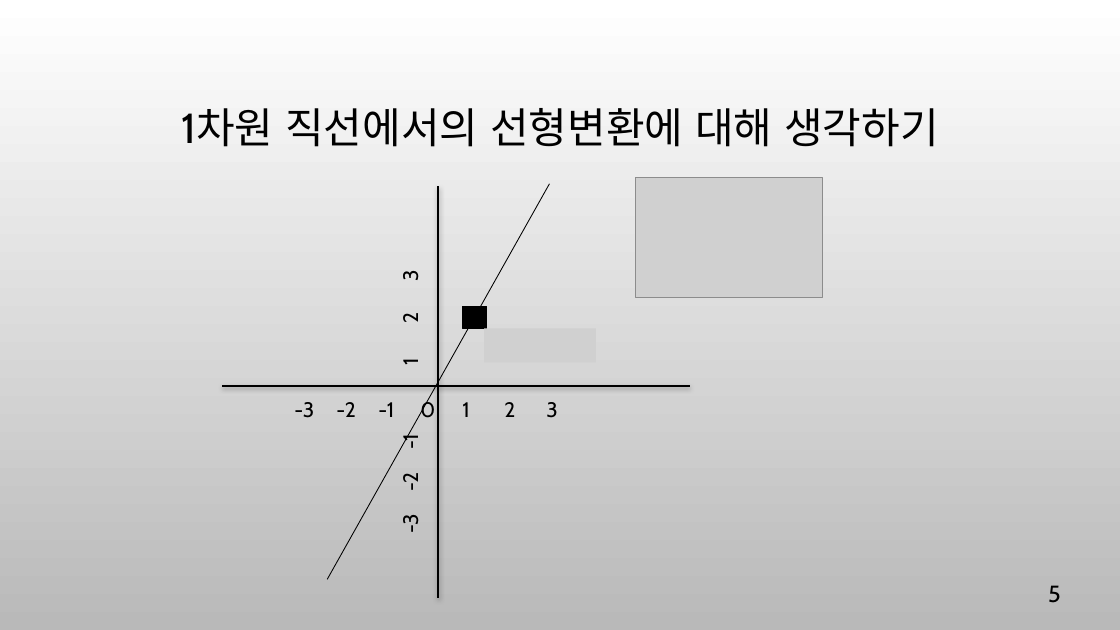
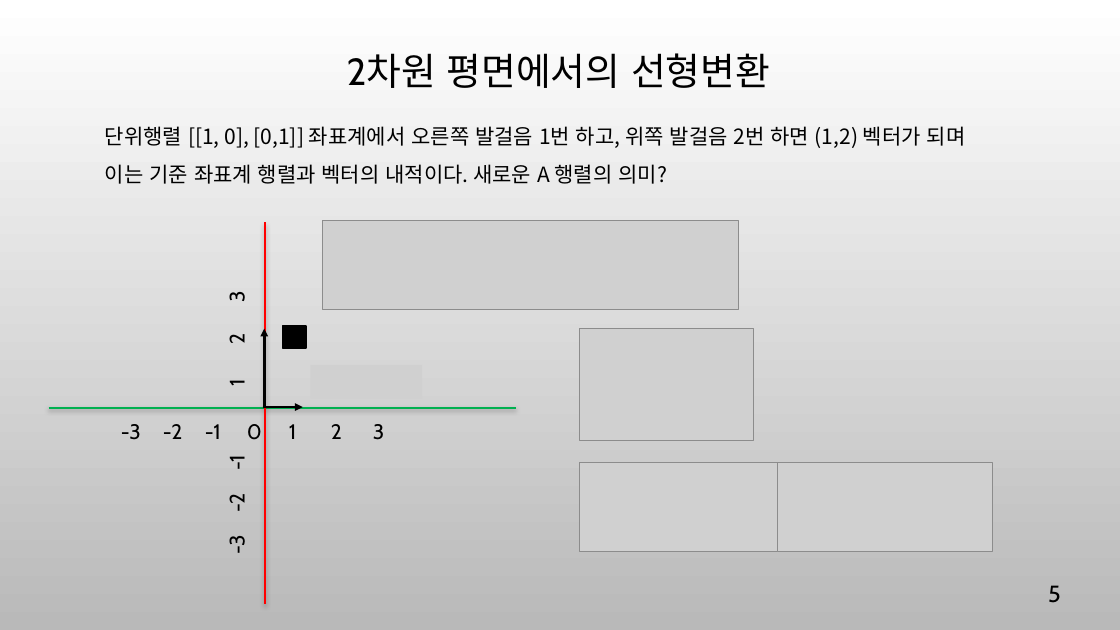
Before and after one commit to ancestor9/mathematics-for-machine-learning, a slide deck: slide 5 of w5_PCA_linear_transformation.pptx. Drawn at 1120x630 pixels with LibreOffice and Linux fonts; fonts in the diff are those of the drawing; grey boxes stand for pictures; background and template pictures are left out. Boxes give left, top, right and bottom in pixels: in the first picture for what was removed or moved away, otherwise in the second. Text is boxed around its words. In the diff, an @@ line names an element or a change of style, - is before the commit and + after.

```diff
--- a/w5_PCA_linear_transformation.pptx
+++ b/w5_PCA_linear_transformation.pptx
@@ title at (347,53,770,88): text changed; size 36 to 32.4 pt @@
-1차원 직선에서의 선형변환에 대해 생각하기
+2차원 평면에서의 선형변환
@@ text added at (105,126,966,184), 18 pt, text #000000 @@
+단위행렬 [[1, 0], [0,1]] 좌표계에서 오른쪽 발걸음 1번 하고, 위쪽 발걸음 2번 하면 (1,2) 벡터가 되며 이는 기준 좌표계 행렬과 벡터의 내적이다. 새로운 A 행렬의 의미?
@@ line removed from (328, 580) to (549, 184) @@
@@ text "-3 -2 -1 1 2 ...": place and size @@
-text "-3 -2 -1 1 2 ..." at (378,271,424,532)
+text "-3 -2 -1 1 2 ..." at (205,292,250,553)
@@ line moved from (439, 187) - (439, 597) to (265, 223) - (265, 604) @@
@@ line (265, 223) - (265, 604): stroke #000000 1.75 pt to #FF0000 1.75 pt @@
@@ picture added at (322,221,738,310) @@
@@ arrow added from (265, 408) to (265, 329), #000000 2.25 pt @@
@@ rectangle: place and size @@
-rectangle at (463,307,486,329)
+rectangle at (282,326,306,348)
@@ picture: place and size @@
-picture at (635,177,823,297)
+picture at (580,329,755,440)
@@ picture: place and size @@
-picture at (484,329,596,362)
+picture at (311,365,423,398)
@@ text "-3 -2 -1 0 1 ...": place and size @@
-text "-3 -2 -1 0 1 ..." at (420,399,557,418)
+text "-3 -2 -1 0 1 ..." at (247,424,384,440)
@@ line moved from (223, 386) - (690, 386) to (49, 408) - (516, 408) @@
@@ line (49, 408) - (516, 408): stroke #000000 1.75 pt to #00B050 1.75 pt @@
@@ arrow added from (263, 408) to (302, 408), #000000 2.25 pt @@
@@ picture added at (580,463,778,552) @@
@@ picture added at (777,463,992,552) @@
```
Also in this commit, not shown: 12 other slides changed, 1 slide added, 5 slides removed.
